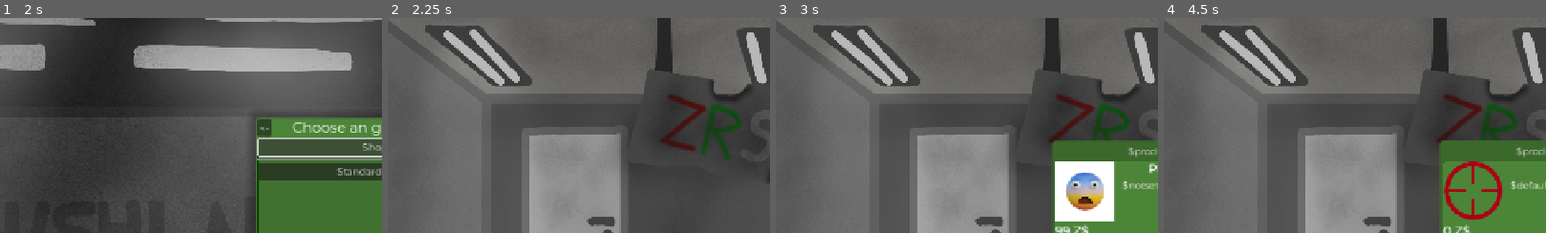
Above: before the commit, frames 1-4 (left to right).
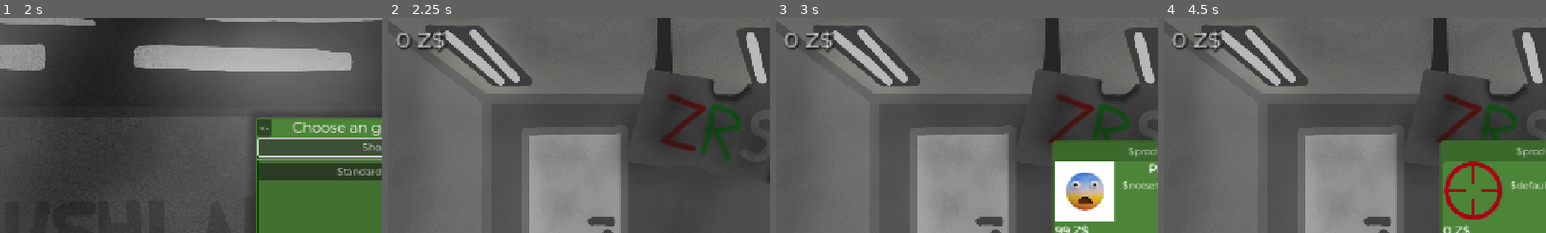
Above: after the commit, the same moments.

Repository: klodskateam/zurvival-remastered
Game: Godot game, scene res://menu.tscn
Same seed, same stepped clock (60 frames per second), same inputs: the game is played once before the commit and once after it.
Inputs:
- Up to frame 1 (2 s): click "Play" at 0.5 s; click "Shop" at 1.25 s
- Up to frame 2 (2.25 s): click "Play" at 2 s
- Up to frame 3 (3 s): click "Test" at 2.75 s
- Up to frame 4 (4.5 s): click "$buy" at 3.5 s; click "$default" at 4.25 s
The pictures show only the part of the screen within x 1-51%, y 0-50%; the shares and areas given below are measured in that part.

Frame 1 is identical in both runs. In frame 2, 0.6% of the frame differs, in the area x 2-16%, y 5-16%; in frame 3, 0.6%; in frame 4, 0.6%.
Error in both runs: Invalid type in function 'set_locale' in base 'TranslationServer'. Cannot convert argument 1 from Nil to String. (res://global.gd:43)

Commit message:
Покупки в ZR Shop

Diff:
--- a/global.gd
+++ b/global.gd
@@ -1,5 +1,5 @@
 # TODO
-# [ ] Доделать прицелы
+# [1/2] Доделать прицелы
 # [*] Сделать кнопки открытия сайта мода в списке модов
 # [ ] Добавить режимы в модлоадер
 # [ ] Вернуть Discord Rich Preference (или как его) из 1.3 и ниже
--- a/shop.tscn
+++ b/shop.tscn
@@ -1,9 +1,11 @@
-[gd_scene load_steps=6 format=3 uid="uid://c77tvaq5vklip"]
+[gd_scene load_steps=8 format=3 uid="uid://c77tvaq5vklip"]
 
 [ext_resource type="Script" uid="uid://4mjqs05v3tfk" path="res://shop.gd" id="1_aoq43"]
 [ext_resource type="Texture2D" uid="uid://boirt17seoi3l" path="res://Resources/store.png" id="1_uy4op"]
 [ext_resource type="Theme" uid="uid://d2wr8qi0mdxxq" path="res://ui.tres" id="3_g44lh"]
 [ext_resource type="PackedScene" uid="uid://8t6e4ir44ffr" path="res://shopitem.tscn" id="4_8ipye"]
+[ext_resource type="FontFile" uid="uid://mol2p0edntwv" path="res://Resources/Montserrat-Regular.ttf" id="5_6lah5"]
+[ext_resource type="Script" uid="uid://bmtgqikqbpbuj" path="res://zc_shop.gd" id="6_gmb2m"]
 
 [sub_resource type="StyleBoxEmpty" id="StyleBoxEmpty_b6wtc"]
 
@@ -50,4 +52,19 @@
 theme = ExtResource("3_g44lh")
 text = "$quit"
 
+[node name="Label" type="Label" parent="CanvasLayer/Control"]
+offset_left = 25.0
+offset_top = 13.0
+offset_right = 256.0
+offset_bottom = 44.0
+scale = Vector2(1.85376, 1.75066)
+theme = ExtResource("3_g44lh")
+theme_override_colors/font_shadow_color = Color(0, 0, 0, 0.643137)
+theme_override_constants/shadow_outline_size = 5
+theme_override_fonts/font = ExtResource("5_6lah5")
+theme_override_font_sizes/font_size = 20
+text = "0 Z$"
+justification_flags = 162
+script = ExtResource("6_gmb2m")
+
 [connection signal="pressed" from="CanvasLayer/Control/Button" to="." method="_on_shopclose_pressed"]
--- a/windows/product_windows.gd
+++ b/windows/product_windows.gd
@@ -20,3 +20,10 @@
 
 func _on_close_requested() -> void:
 	queue_free()
+
+
+func _on_buyitem_pressed() -> void:
+	if Global.ZCOINS >= PRODUCT_PRICE:
+		Global.ZCOINS -= PRODUCT_PRICE
+		print(str(Global.ZCOINS))
+		queue_free()
--- a/windows/product_windows.tscn
+++ b/windows/product_windows.tscn
@@ -73,3 +73,4 @@
 text = "Это [color=#FF0000]т[/color][color=#FF4800]е[/color][color=#FF9100]с[/color][color=#FFDA00]т[/color][color=#DAF …(584 unchanged characters)…
 
 [connection signal="close_requested" from="." to="." method="_on_close_requested"]
+[connection signal="pressed" from="Panel/HSplitContainer/VBoxContainer/Button" to="." method="_on_buyitem_pressed"]
--- /dev/null
+++ b/zc_shop.gd
@@ -0,0 +1,7 @@
+extends Label
+
+var ZC = Global.ZCOINS
+
+func _process(delta: float) -> void:
+	ZC = Global.ZCOINS
+	text = (str(ZC) + " Z$")
Not shown, added: zc_shop.gd.uid
